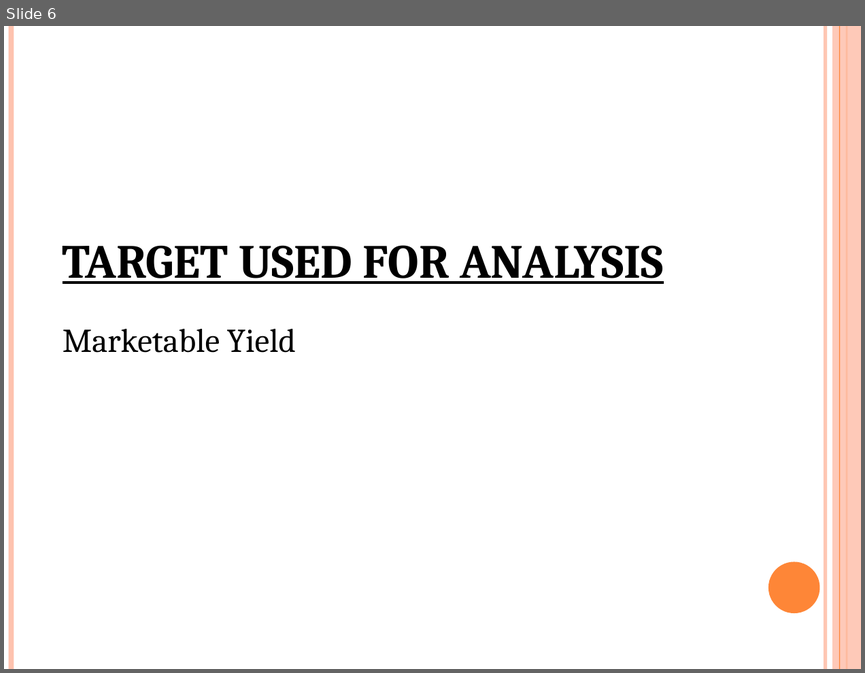
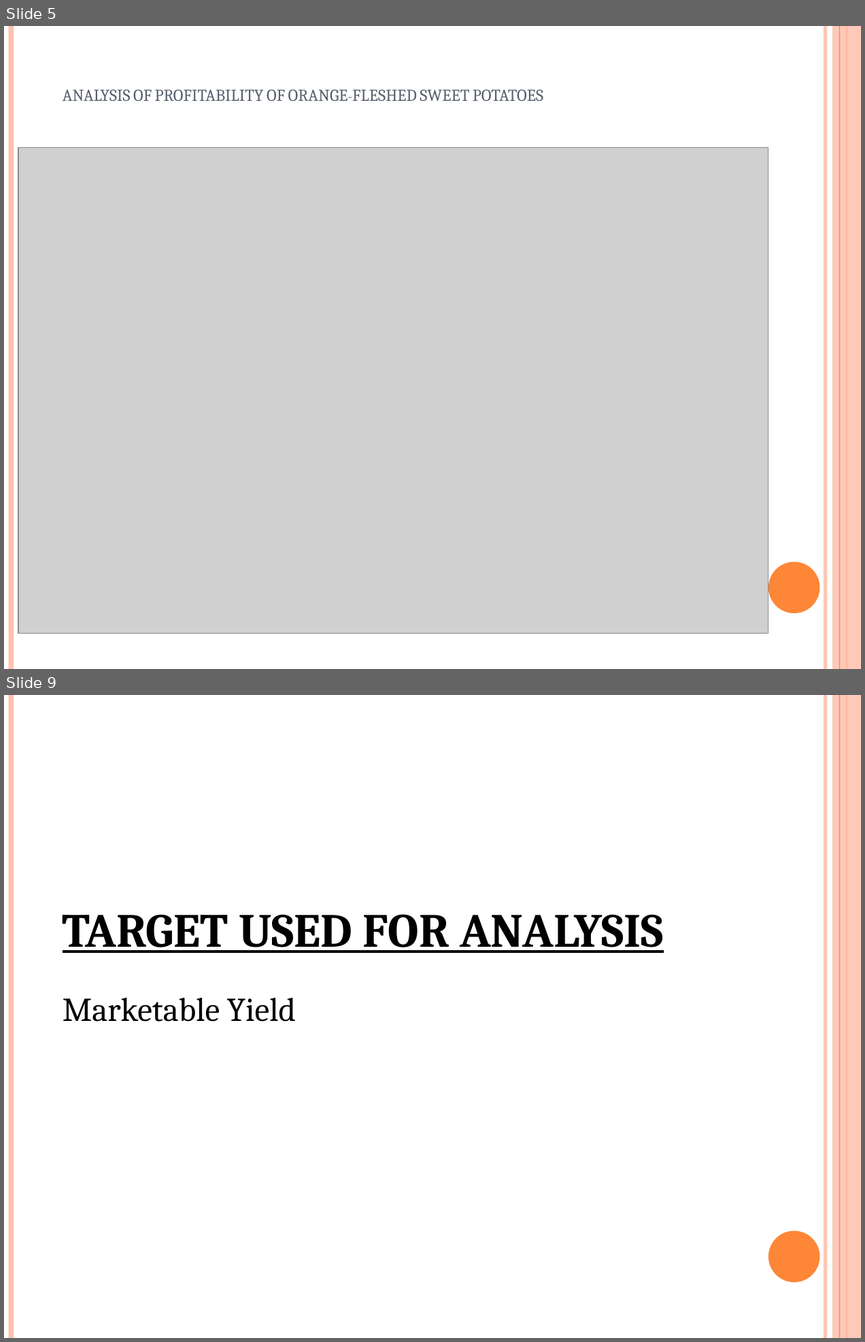
Before and after one commit to SharonSoul/Group-5-ML-Project, a slide deck: Presentation/Orange-Fleshed Sweet Potatoes.pptx. Shown one above the other, each under a label of ours: slide 6 before the commit, slides 5 and 9 after it; the slides between them are not shown. The pictures are 865x673 and 865x1342 pixels, drawn with LibreOffice and Linux fonts; fonts in the diff are those of the drawing; grey boxes stand for pictures. Boxes give left, top, right and bottom in pixels: in the first picture for what was removed or moved away, otherwise in the second. Text is boxed around its words. In the diff, an @@ line names an element or a change of style, - is before the commit and + after.

```diff
--- a/Presentation/Orange-Fleshed Sweet Potatoes.pptx
+++ b/Presentation/Orange-Fleshed Sweet Potatoes.pptx
@@ slide 5 added at (x1=4, y1=26, x2=861, y2=669), background #FFFFFF; not listed: 6 template elements that a slide beside it also shows @@
@@ title added at (x1=62, y1=89, x2=543, y2=101), 14 pt, text #575F6D, small capitals @@
+ANALYSIS OF PROFITABILITY OF ORANGE-FLESHED SWEET POTATOES
@@ picture added at (x1=18, y1=148, x2=768, y2=633) @@
@@ what was slide 6 is now slide 9 @@
```
Also in this commit, not shown: 6 slides changed, 2 other slides added, 2 other files.
